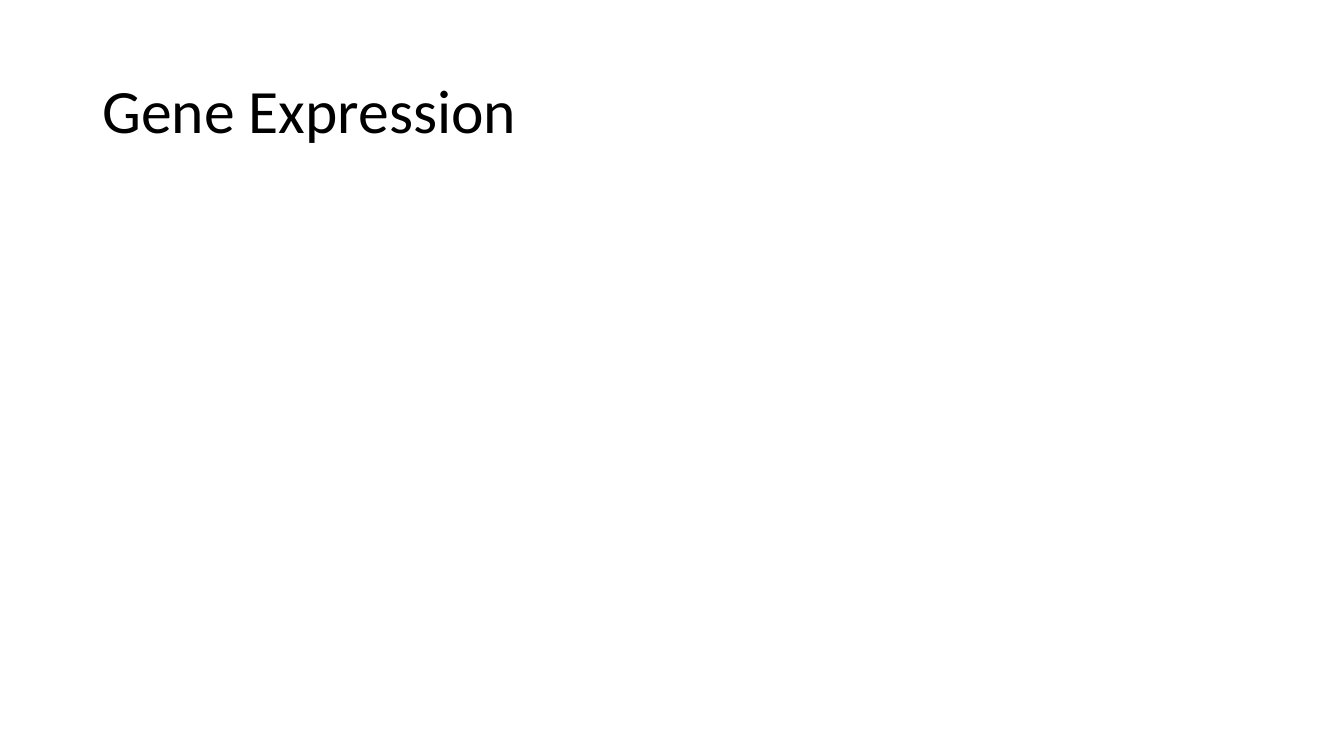
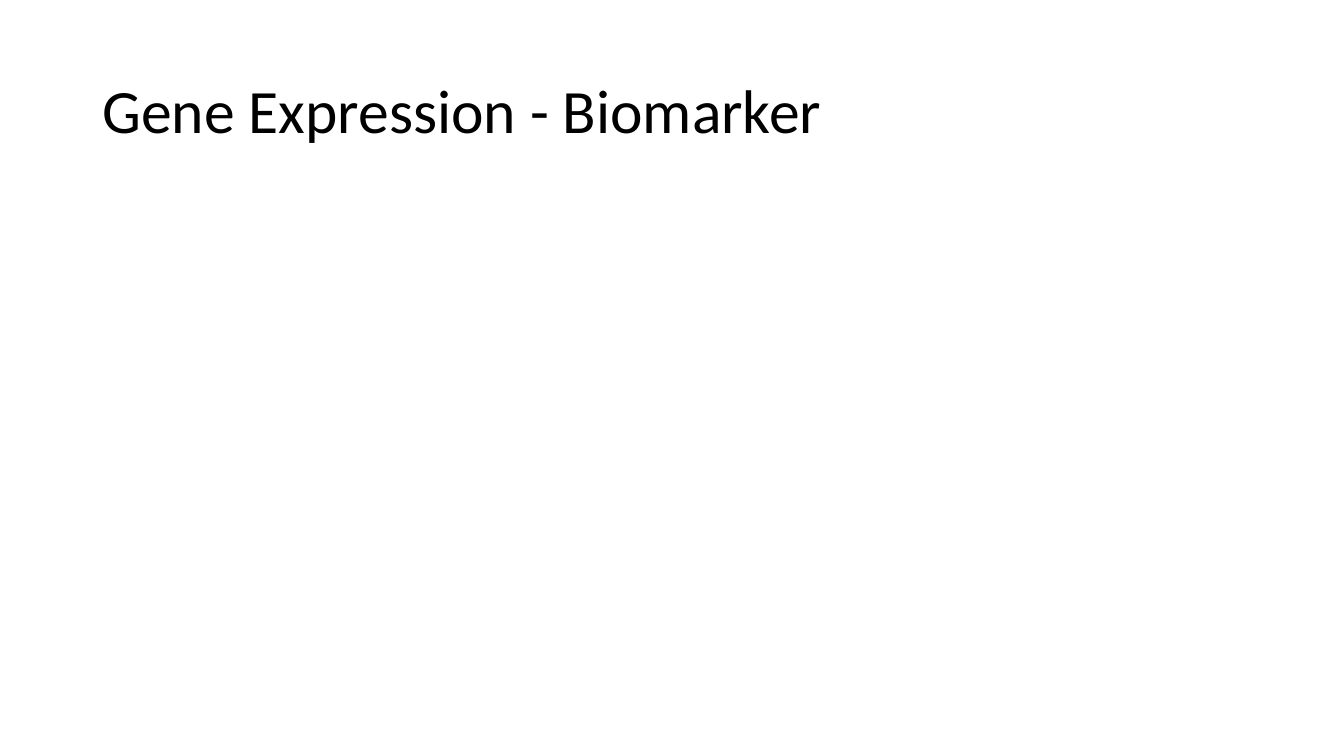
Before and after one commit to advocd/ss2016-innovative_technologien, a slide deck: slide 25 of Von der Informatik die Auszog um die Welt.pptx (slide 13 before the commit). Drawn at 1344x756 pixels with LibreOffice and Linux fonts; fonts in the diff are those of the drawing. Boxes give left, top, right and bottom in pixels: in the first picture for what was removed or moved away, otherwise in the second. Text is boxed around its words. In the diff, an @@ line names an element or a change of style, - is before the commit and + after.

```diff
--- a/Von der Informatik die Auszog um die Welt.pptx
+++ b/Von der Informatik die Auszog um die Welt.pptx
@@ title at box(102, 90, 821, 143): text changed @@
-Gene Expression
+Gene Expression - Biomarker
```
Also in this commit, not shown: 3 other slides changed, 19 slides added, 3 slides removed, 3 other files.
